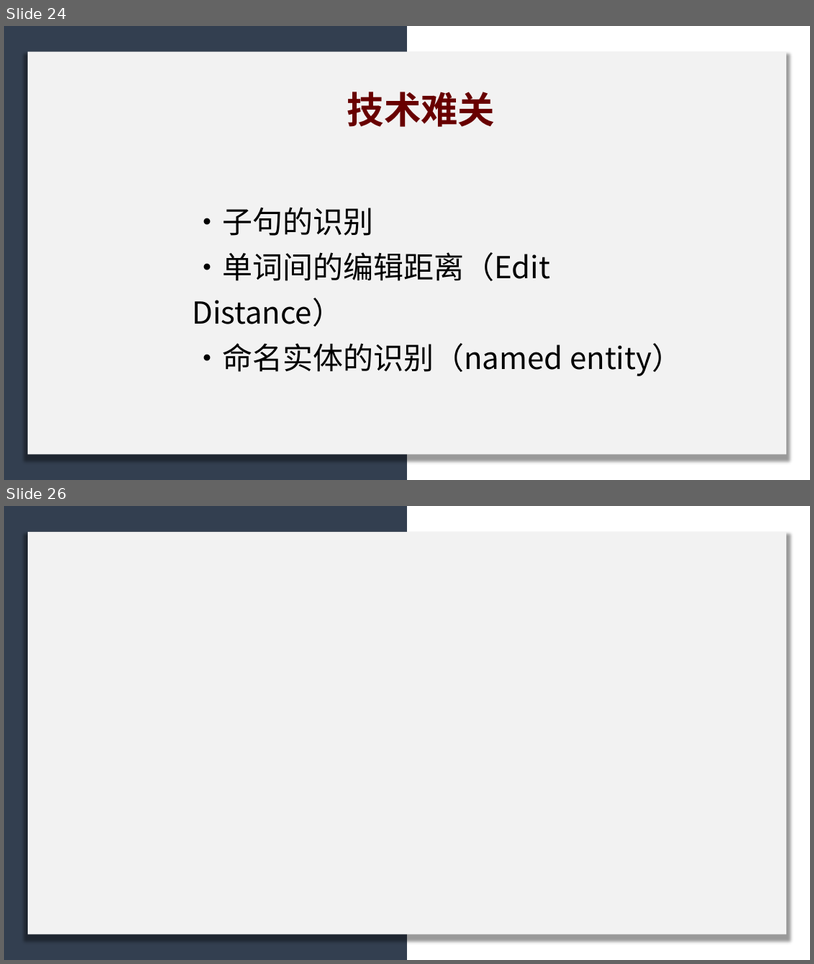
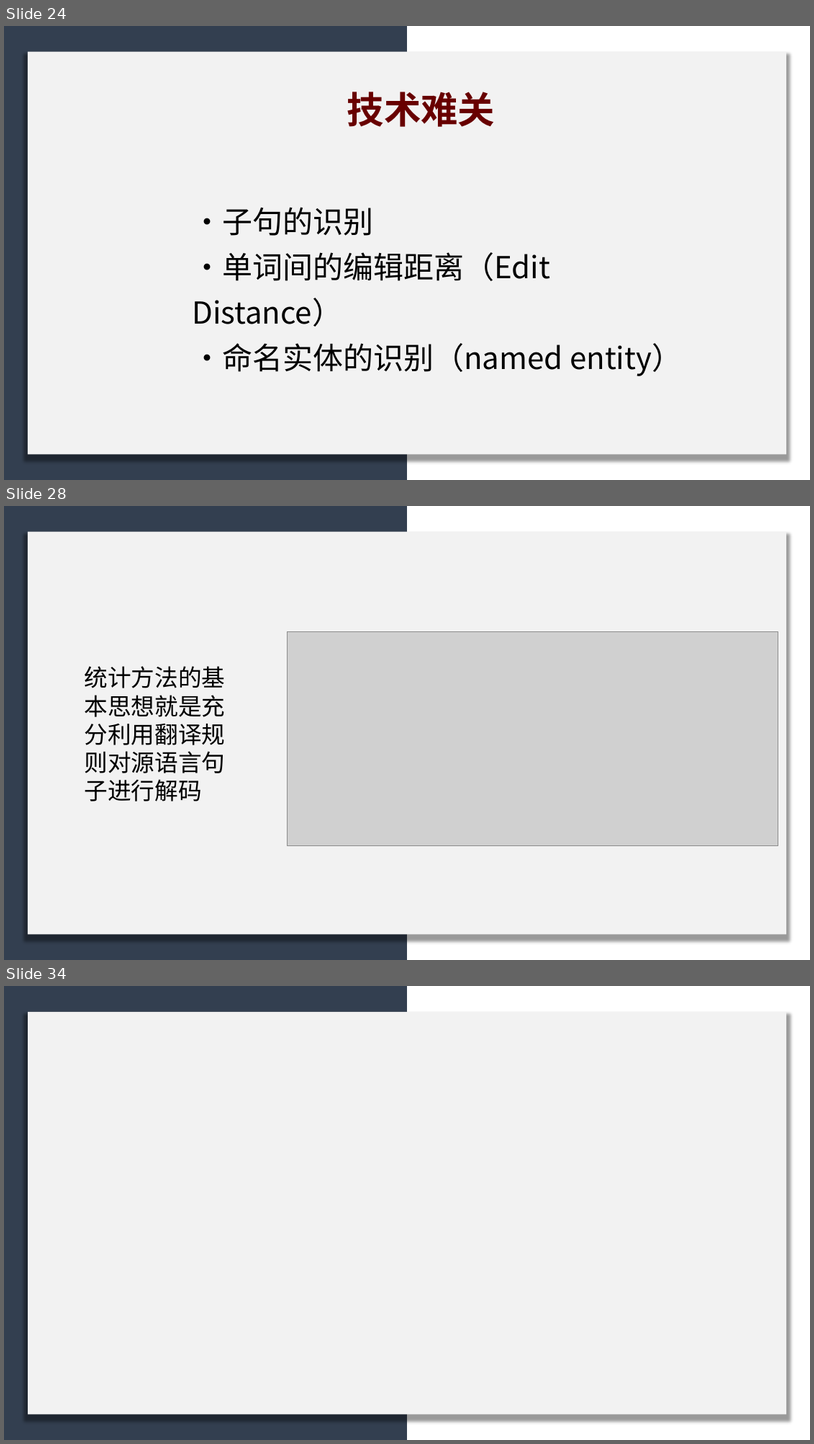
Before and after one commit to licheng0573/RosettaStone, a slide deck: 二组展示_10_24.pptx. Shown one above the other, each under a label of ours: slides 24 and 26 before the commit, slides 24, 28 and 34 after it; the slides between them are not shown. The pictures are 814x964 and 814x1444 pixels, drawn with LibreOffice and Linux fonts; fonts in the diff are those of the drawing; grey boxes stand for pictures. Boxes give left, top, right and bottom in pixels: in the first picture for what was removed or moved away, otherwise in the second. Text is boxed around its words. In the diff, an @@ line names an element or a change of style, - is before the commit and + after.

```diff
--- a/二组展示_10_24.pptx
+++ b/二组展示_10_24.pptx
@@ slide 28 added at [4,506,810,960], background #FFFFFF @@
@@ rectangle added at [4,506,407,960], fill #333F50 @@
@@ rectangle added at [28,531,787,934], fill #F2F2F2 @@
@@ picture added at [287,632,778,845] @@
@@ text added at [85,666,226,801], 28 pt, text #000000 @@
+统计方法的基本思想就是充分利用翻译规则对源语言句子进行解码
@@ what was slide 26 is now slide 34 @@
```
Also in this commit, not shown: 2 slides changed, 6 other slides added.
